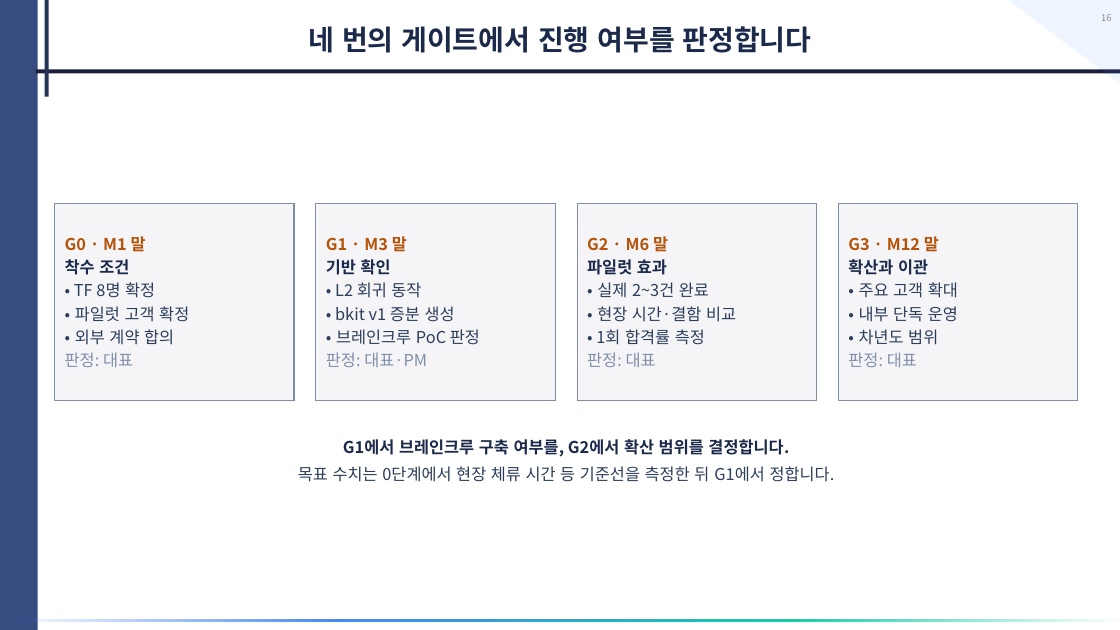
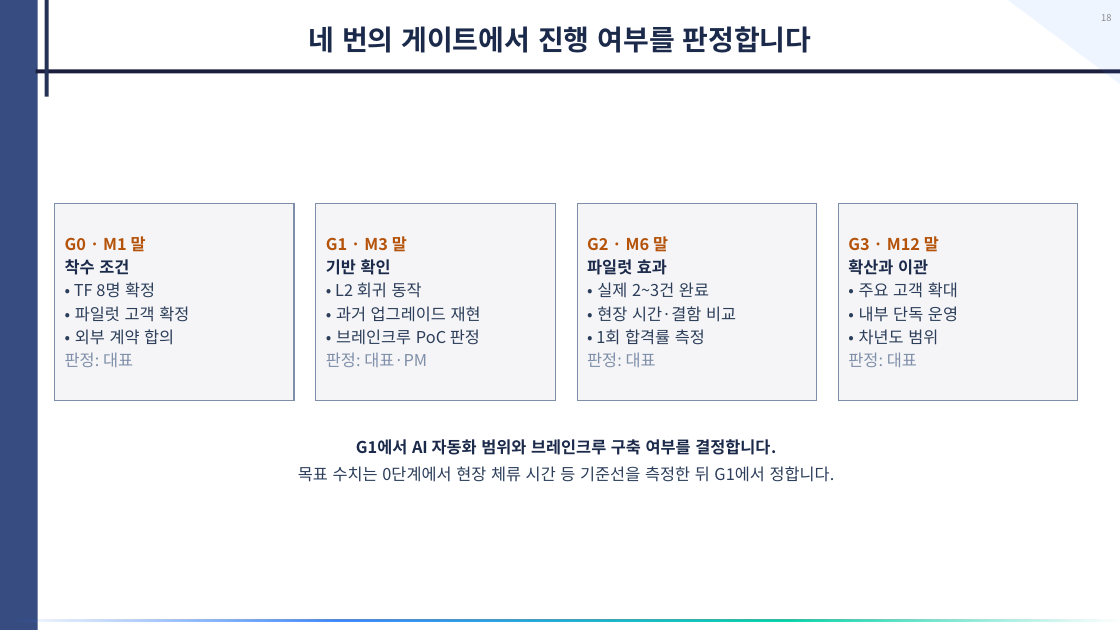
Before and after one commit to donchang07/tmb-2027, a slide deck: slide 18 of deliverables/Intekplus_AI_Upgrade_Proposal.pptx (slide 16 before the commit). Drawn at 1120x630 pixels with LibreOffice and Linux fonts; fonts in the diff are those of the drawing. Boxes give left, top, right and bottom in pixels: in the first picture for what was removed or moved away, otherwise in the second. Text is boxed around its words. In the diff, an @@ line names an element or a change of style, - is before the commit and + after.

```diff
--- a/deliverables/Intekplus_AI_Upgrade_Proposal.pptx
+++ b/deliverables/Intekplus_AI_Upgrade_Proposal.pptx
@@ text in rectangle at (336, 306, 481, 322): text changed @@
-• bkit v1 증분 생성
+• 과거 업그레이드 재현
@@ text at (356, 439, 776, 455): text changed @@
-G1에서 브레인크루 구축 여부를, G2에서 확산 범위를 결정합니다.
+G1에서 AI 자동화 범위와 브레인크루 구축 여부를 결정합니다.
```
Also in this commit, not shown: 2 other slides changed, 2 slides added, 1 other file.
